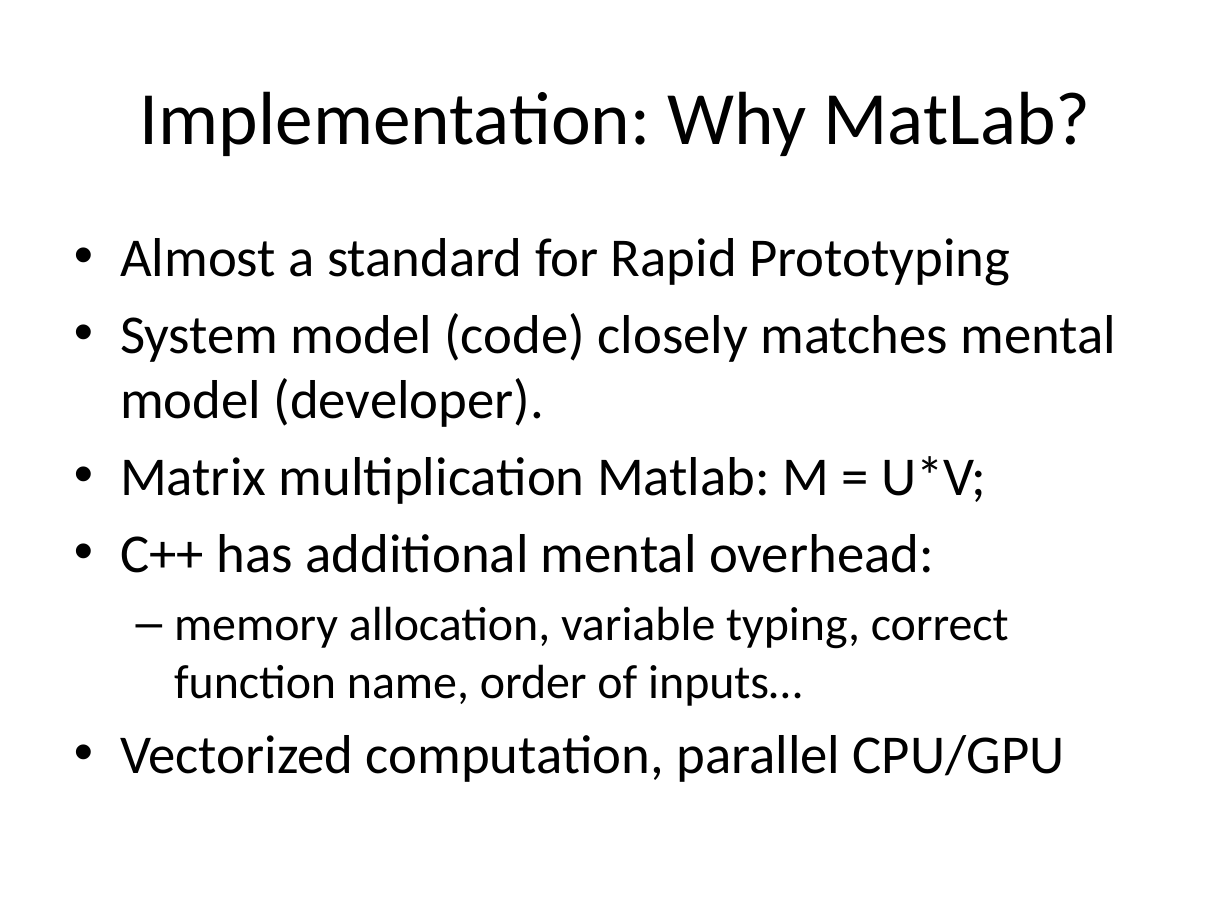
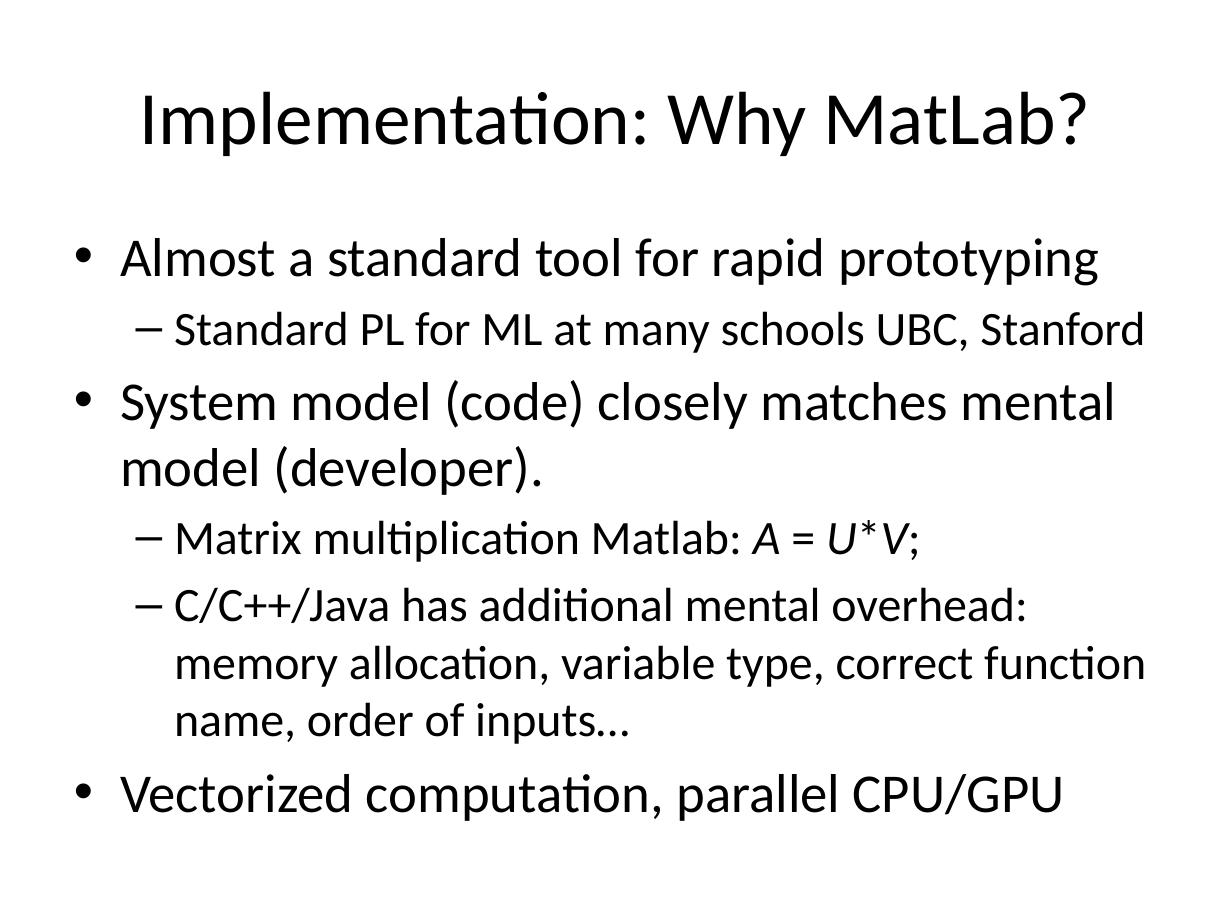
Before and after one commit to jamestklo/MatrixFactorizationMatlab, a slide deck: slide 36 of cs534L-SAGmf.pptx (slide 28 before the commit). Drawn at 1232x924 pixels with LibreOffice and Linux fonts; fonts in the diff are those of the drawing. Boxes give left, top, right and bottom in pixels: in the first picture for what was removed or moved away, otherwise in the second. Text is boxed around its words. In the diff, an @@ line names an element or a change of style, - is before the commit and + after.

```diff
--- a/cs534L-SAGmf.pptx
+++ b/cs534L-SAGmf.pptx
@@ text at [120, 238, 1145, 353]: text changed; size 32 to 28 pt @@
-• Almost a standard for Rapid Prototyping
+• Almost a standard tool for rapid prototyping
+  – Standard PL for ML at many schools UBC, Stanford
@@ text at [174, 520, 1146, 744]: text changed @@
-• Matrix multiplication Matlab: M = U*V;
-• C++ has additional mental overhead:
-  – memory allocation, variable typing, correct function name, order of inputs…
+  – Matrix multiplication Matlab: A = U*V;
+  – C/C++/Java has additional mental overhead:
+    memory allocation, variable type, correct function name, order of inputs…
```
Also in this commit, not shown: 23 other slides changed, 20 slides added, 5 slides removed, 1 other file.
